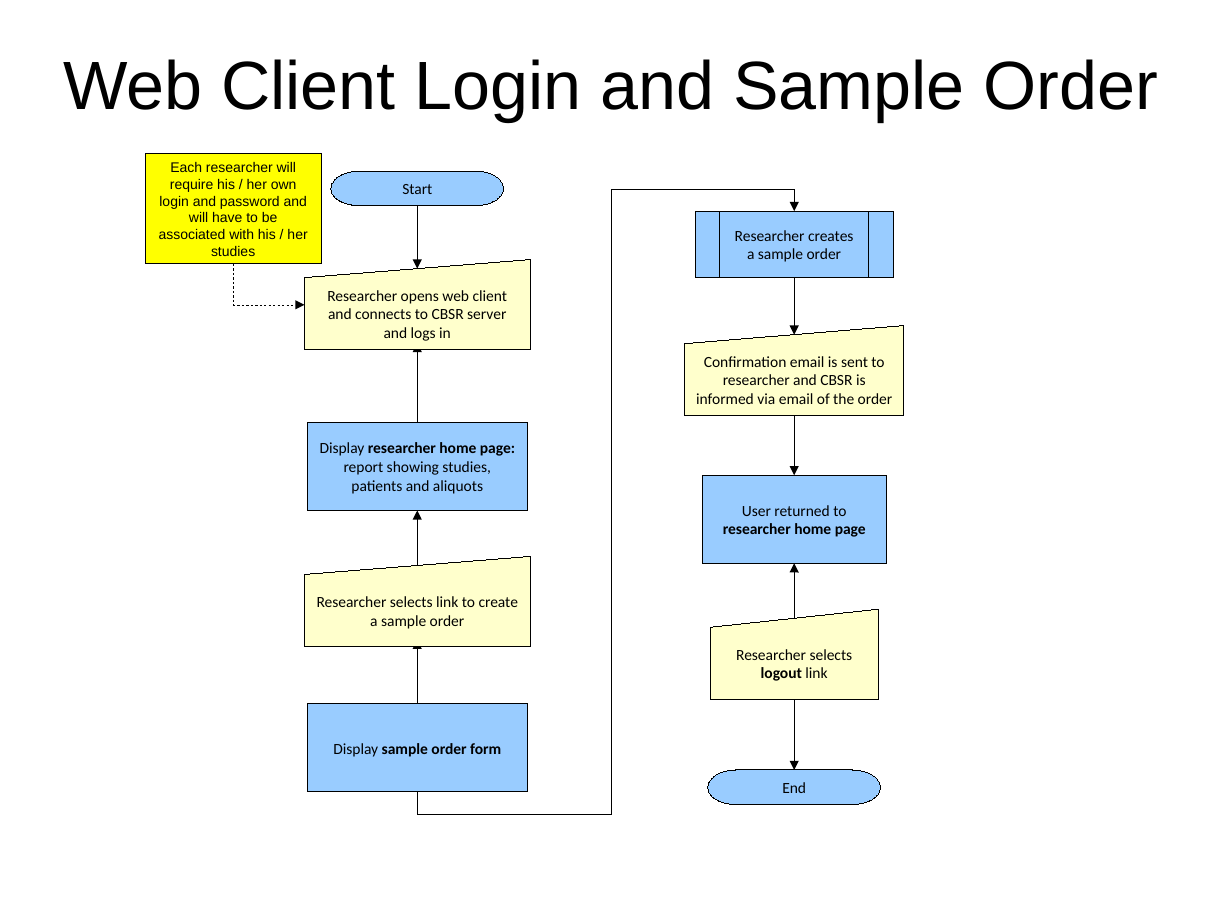
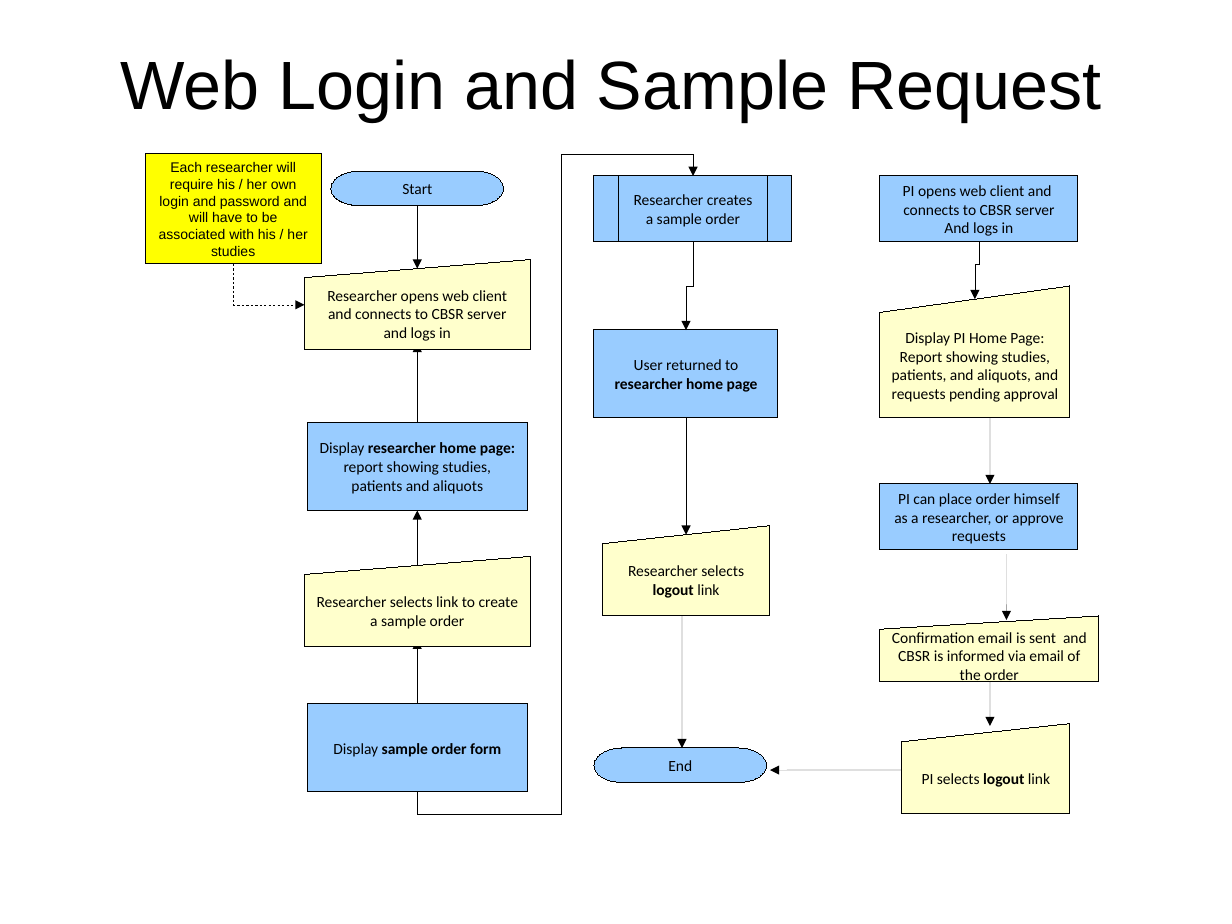
Before and after one commit to CBSR-Biobank/biobank, a slide deck: slide 6 of docs/sampleRequestFlowcharts.odp (slide 5 before the commit). Drawn at 1232x924 pixels with LibreOffice and Linux fonts; fonts in the diff are those of the drawing. Boxes give left, top, right and bottom in pixels: in the first picture for what was removed or moved away, otherwise in the second. Text is boxed around its words. In the diff, an @@ line names an element or a change of style, - is before the commit and + after.

```diff
--- a/docs/sampleRequestFlowcharts.odp
+++ b/docs/sampleRequestFlowcharts.odp
@@ title at bbox=[120, 59, 1101, 122]: text changed @@
-Web Client Login and Sample Order
+Web Login and Sample Request
@@ elbow arrow moved from (417, 793) - (795, 211) to (417, 793) - (693, 176) @@
@@ flow chart predefined process "Researcher creates a sample order": place and size @@
-flow chart predefined process "Researcher creates a sample order" at bbox=[695, 211, 893, 277]
+flow chart predefined process "Researcher creates a sample order" at bbox=[594, 176, 792, 241]
@@ rectangle added at bbox=[880, 176, 1078, 241], fill #99CCFF, outline #000000 0 pt, 10 pt, text #000000 @@
+PI opens web client and
+connects to CBSR server
+And logs in
@@ elbow arrow moved from (795, 277) - (795, 334) to (693, 243) - (686, 330) @@
@@ elbow arrow moved from (795, 618) - (795, 563) to (979, 243) - (975, 300) @@
@@ flow chart manual input added at bbox=[880, 286, 1070, 418], fill #FFFFCC, outline #000000 0 pt, 10 pt, text #000000 @@
+Display PI Home Page:
+Report showing studies, patients, and aliquots, and requests pending approval
@@ rectangle "User returned to researcher home ...": place and size @@
-rectangle "User returned to researcher home ..." at bbox=[702, 475, 887, 563]
+rectangle "User returned to researcher home ..." at bbox=[594, 330, 778, 418]
@@ elbow arrow moved from (795, 416) - (795, 475) to (686, 418) - (686, 534) @@
@@ arrow added from (991, 418) to (991, 484), #000000 0 pt @@
@@ rectangle added at bbox=[880, 484, 1078, 550], fill #99CCFF, outline #000000 0 pt, 10 pt, text #000000 @@
+PI can place order himself
+as a researcher, or approve
+requests
@@ flow chart manual input "Researcher selects logout link": place and size @@
-flow chart manual input "Researcher selects logout link" at bbox=[711, 609, 879, 700]
+flow chart manual input "Researcher selects logout link" at bbox=[603, 525, 770, 616]
@@ arrow added from (1007, 555) to (1007, 620), #000000 0 pt @@
@@ arrow added from (682, 616) to (682, 748), #000000 0 pt @@
@@ flow chart manual input "Confirmation email is sent and ...": place and size @@
-flow chart manual input "Confirmation email is sent and ..." at bbox=[685, 325, 904, 416]
+flow chart manual input "Confirmation email is sent and ..." at bbox=[880, 616, 1099, 682]
@@ text in flow chart manual input at bbox=[892, 632, 1087, 685]: text changed @@
-Confirmation email is sent to researcher and CBSR is informed via email of the order
+Confirmation email is sent and CBSR is informed via email of the order
@@ arrow added from (991, 682) to (991, 727), #000000 0 pt @@
@@ elbow arrow removed from (795, 700) to (795, 770) @@
@@ pill shape "End": place and size @@
-pill shape "End" at bbox=[708, 770, 881, 805]
+pill shape "End" at bbox=[594, 748, 767, 783]
@@ flow chart manual input added at bbox=[902, 723, 1070, 814], fill #FFFFCC, outline #000000 0 pt, 10 pt, text #000000 @@
+PI selects logout link
@@ arrow added from (902, 770) to (770, 770), #000000 0 pt @@
```
Also in this commit, not shown: 7 other slides changed, 1 slide added.
